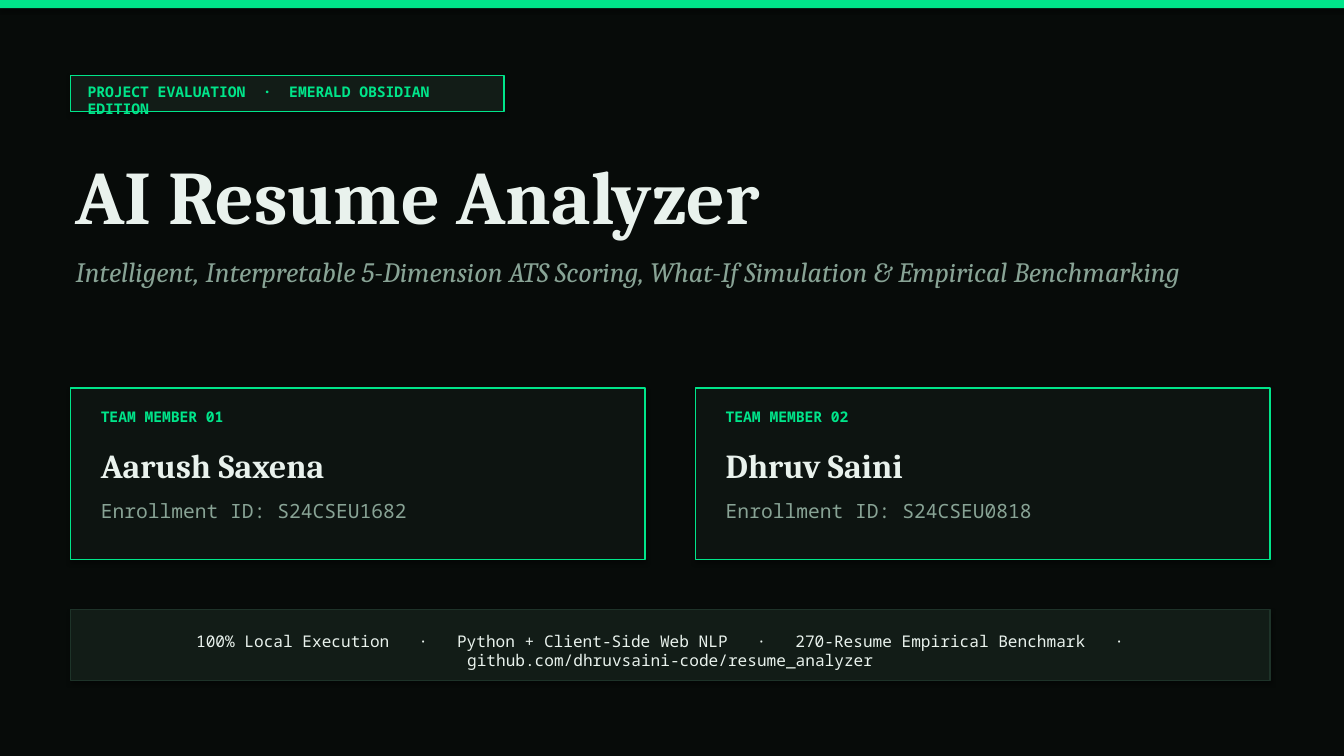
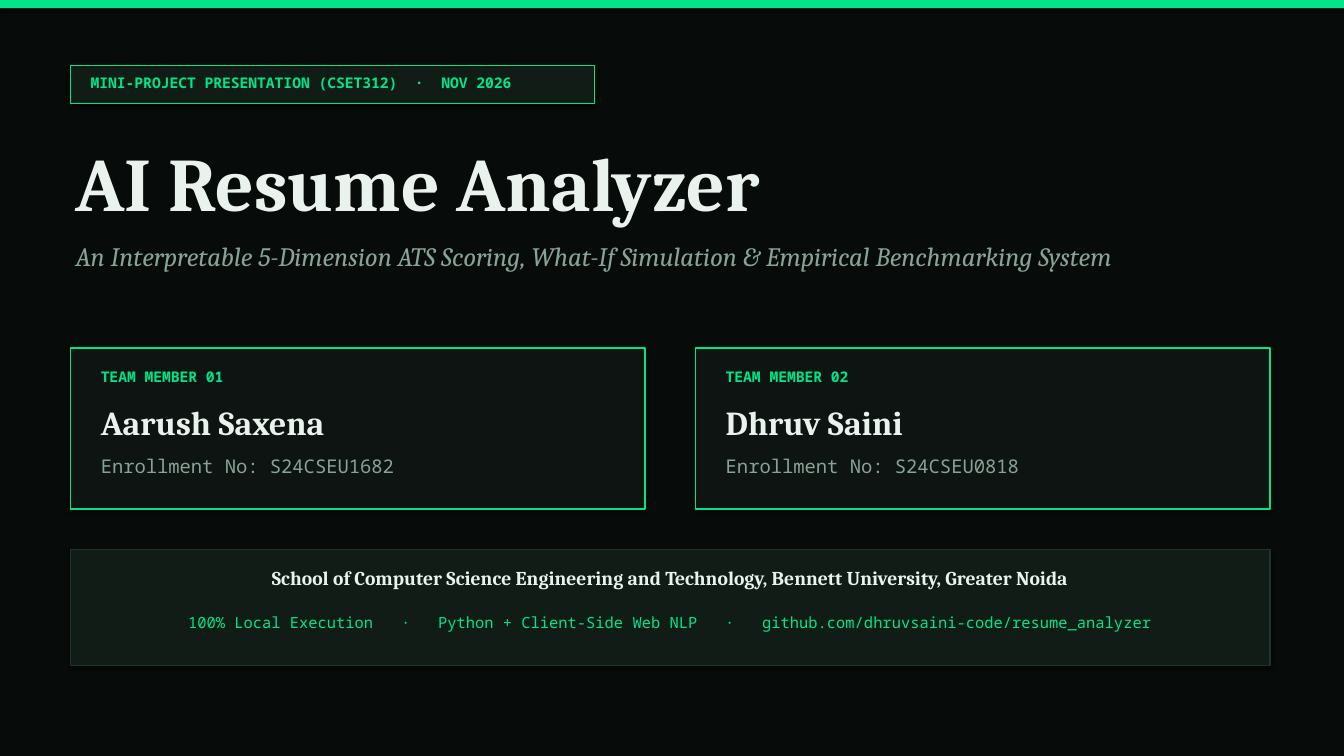
Before and after one commit to dhruvsaini-code/resume_analyzer, a slide deck: slide 1 of AI_Resume_Analyzer_Presentation.pptx. Drawn at 1344x756 pixels with LibreOffice and Linux fonts; fonts in the diff are those of the drawing. Boxes give left, top, right and bottom in pixels: in the first picture for what was removed or moved away, otherwise in the second. Text is boxed around its words. In the diff, an @@ line names an element or a change of style, - is before the commit and + after.

Commit message:
Update PowerPoint presentation with CSET312 alignment and embedded diagrams

```diff
--- a/AI_Resume_Analyzer_Presentation.pptx
+++ b/AI_Resume_Analyzer_Presentation.pptx
@@ rectangle: place and size @@
-rectangle at [71,76,504,112]
+rectangle at [71,66,595,104]
@@ text at [91,77,511,91]: text changed @@
-PROJECT EVALUATION · EMERALD OBSIDIAN EDITION
+MINI-PROJECT PRESENTATION (CSET312) · NOV 2026
@@ text "AI Resume Analyzer": place and size @@
-text "AI Resume Analyzer" at [76,171,760,240]
+text "AI Resume Analyzer" at [76,158,760,227]
@@ text at [76,247,1111,272]: text changed; size 20 to 19 pt @@
-Intelligent, Interpretable 5-Dimension ATS Scoring, What-If Simulation & Empirical Benchmarking
+An Interpretable 5-Dimension ATS Scoring, What-If Simulation & Empirical Benchmarking System
@@ rectangle: place and size @@
-rectangle at [71,388,645,560]
+rectangle at [71,348,645,509]
@@ rectangle: place and size @@
-rectangle at [696,388,1270,560]
+rectangle at [696,348,1270,509]
@@ text "TEAM MEMBER 01": place and size @@
-text "TEAM MEMBER 01" at [101,411,224,422]
+text "TEAM MEMBER 01" at [101,371,224,382]
@@ text "TEAM MEMBER 02": place and size @@
-text "TEAM MEMBER 02" at [726,411,849,422]
+text "TEAM MEMBER 02" at [726,371,849,382]
@@ text "Aarush Saxena": place and size @@
-text "Aarush Saxena" at [101,454,325,479]
+text "Aarush Saxena" at [101,411,325,436]
@@ text "Dhruv Saini": place and size @@
-text "Dhruv Saini" at [726,454,903,479]
+text "Dhruv Saini" at [726,411,903,436]
@@ text at [101,458,394,473]: text changed; size 14 to 13.5 pt @@
-Enrollment ID: S24CSEU1682
+Enrollment No: S24CSEU1682
@@ text at [726,458,1019,473]: text changed; size 14 to 13.5 pt @@
-Enrollment ID: S24CSEU0818
+Enrollment No: S24CSEU0818
@@ rectangle: place and size @@
-rectangle at [71,610,1270,681]
+rectangle at [71,549,1270,665]
@@ text added at [272,571,1067,589], 14 pt, text #E9F2ED, bold @@
+School of Computer Science Engineering and Technology, Bennett University, Greater Noida
@@ text at [188,616,1151,632]: text changed; size 11.5 to 11 pt; text colour #E9F2ED to #00E58A @@
-100% Local Execution · Python + Client-Side Web NLP · 270-Resume Empirical Benchmark · github.com/dhruvsaini-code/resume_analyzer
+100% Local Execution · Python + Client-Side Web NLP · github.com/dhruvsaini-code/resume_analyzer
```
Also in this commit, not shown: 10 other slides changed, 1 slide added, 1 slide removed.
